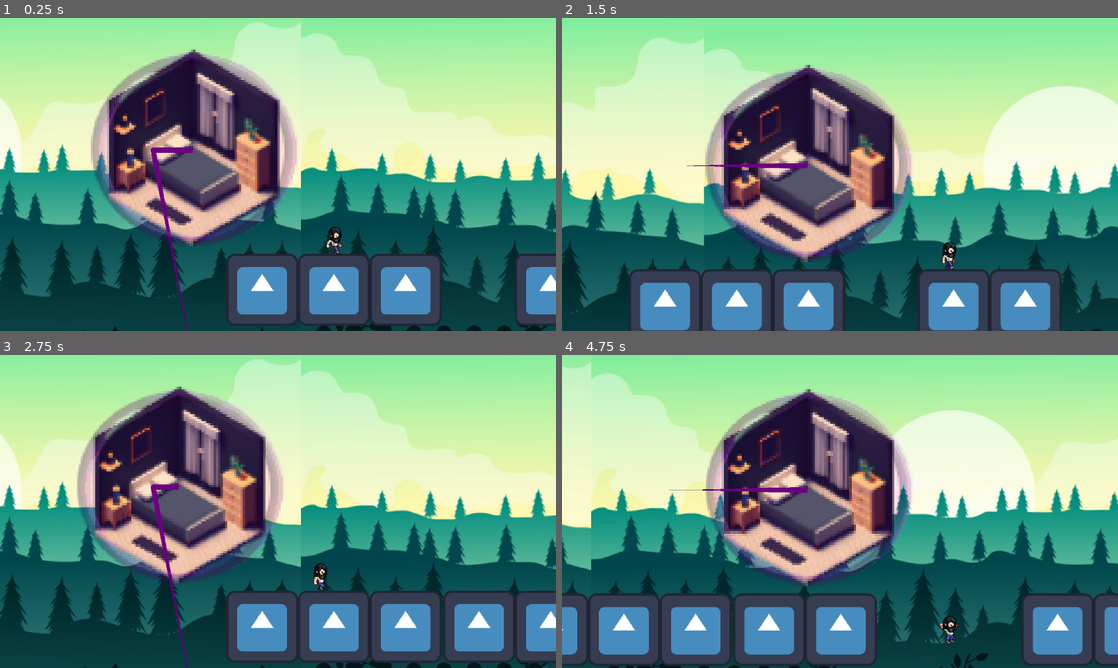
Above: before the commit, frames 1-4 (two rows, left to right).
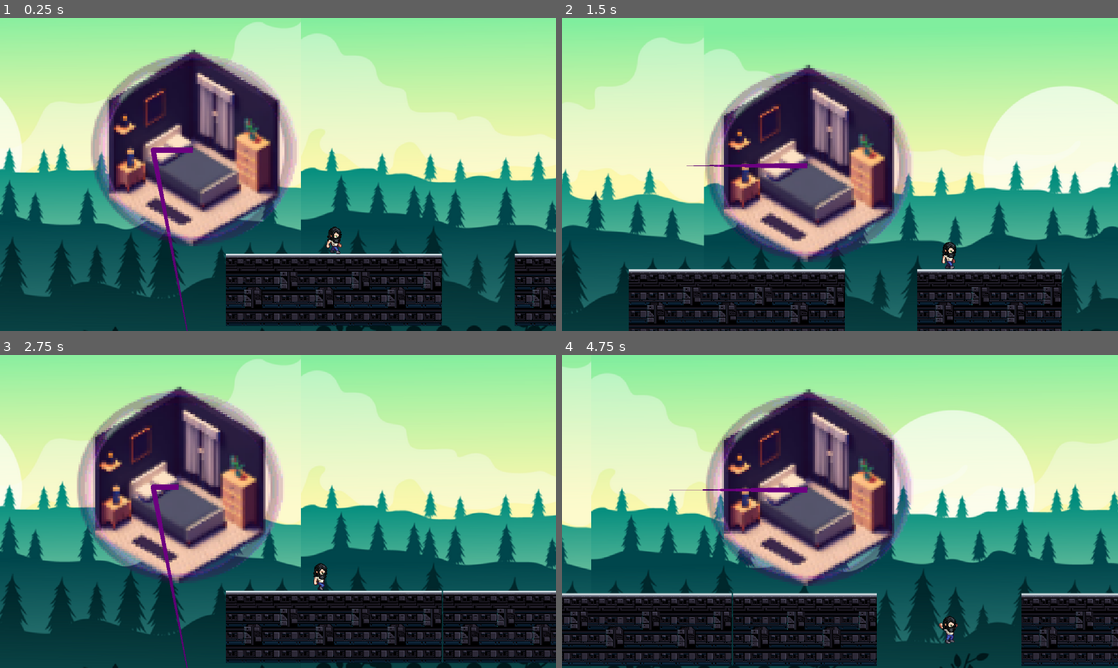
Above: after the commit, the same moments.

Repository: Narrop/Jame-Gam-17
Game: Godot game, scene res://Scenes/Levels/Level1.tscn
Two runs of this game, one before a commit and one after it. Both use one fixed random seed, a clock stepped at 60 frames per second and the inputs below. The engine's default icon, where the game draws it, is replaced by a stand-in: a white triangle on a blue panel in a dark square.
Inputs:
- Up to frame 1 (0.25 s): no input
- Up to frame 2 (1.5 s): tap Enter (ui_accept) at 0.5, 0.77 s; hold Right (ui_right) from 0.53 s (still down)
- Up to frame 3 (2.75 s): tap Enter (ui_accept) at 1.52 s; release Right (ui_right) at 2.03 s; hold Left (ui_left) from 2.03 s (still down)
- Up to frame 4 (4.75 s): release Left (ui_left) at 2.78 s; hold Right (ui_right) 2.78-4.28 s; tap Enter (ui_accept) at 3.02, 3.77, 4.52 s; hold Left (ui_left) from 4.28 s (still down)

The runs differ from the first frame. In frame 1, 10% of the frame differs, in the area x 40-100%, y 75-99%; in frame 2, 12%; in frame 3, 13%; in frame 4, 16%, in the area x 0-100%, y 76-100%.

Commit message:
fix: Replace ground by a proper texture

Diff:
--- a/Scenes/Levels/Grounds/Ground.tscn
+++ b/Scenes/Levels/Grounds/Ground.tscn
@@ -1,5 +1,6 @@
-[gd_scene load_steps=3 format=3 uid="uid://j3yf066x6p6u"]
+[gd_scene load_steps=4 format=3 uid="uid://j3yf066x6p6u"]
 
+[ext_resource type="TileSet" uid="uid://cfkeo4lpc1wn7" path="res://Tilesets/industrial.tres" id="2_27ttc"]
 [ext_resource type="Texture2D" uid="uid://b0m2bjkeopkag" path="res://icon.svg" id="2_vw1cj"]
 
 [sub_resource type="RectangleShape2D" id="RectangleShape2D_e3wyw"]
@@ -9,7 +10,14 @@
 metadata/_edit_group_ = true
 
 [node name="Sprite2D" type="Sprite2D" parent="."]
+visible = false
 texture = ExtResource("2_vw1cj")
 
 [node name="CollisionShape2D" type="CollisionShape2D" parent="."]
 shape = SubResource("RectangleShape2D_e3wyw")
+
+[node name="TileMap" type="TileMap" parent="."]
+position = Vector2(-8, -8)
+tile_set = ExtResource("2_27ttc")
+format = 2
+layer_0/tile_data = PackedInt32Array(-131075, 65537, 1, -131073, 65537, 1, -196607, 65537, 1, -3, 65537, 3, -1, 327681, 3, -65535, 65537, 3, -196608, 65537, 1, 131069, 65537, 3, 131071, 1, 2, 65537, 65537, 3, -196605, 65537, 1, -65533, 1, 2, 65539, 65537, 3, 262141, 65537, 3, 262143, 65537, 3, 196609, 65537, 3, 196611, 65537, 3)
--- /dev/null
+++ b/Tilesets/industrial.tres
@@ -0,0 +1,34 @@
+[gd_resource type="TileSet" load_steps=3 format=3 uid="uid://cfkeo4lpc1wn7"]
+
+[ext_resource type="Texture2D" uid="uid://c2gcwk5wqsd7q" path="res://Asset/Industrial_tileset.png" id="1_05en7"]
+
+[sub_resource type="TileSetAtlasSource" id="TileSetAtlasSource_xs7x8"]
+texture = ExtResource("1_05en7")
+texture_region_size = Vector2i(32, 32)
+0:0/0 = 0
+1:0/0 = 0
+2:0/0 = 0
+3:0/0 = 0
+4:0/0 = 0
+5:0/0 = 0
+0:1/0 = 0
+1:1/0 = 0
+2:1/0 = 0
+3:1/0 = 0
+4:1/0 = 0
+5:1/0 = 0
+0:2/0 = 0
+1:2/0 = 0
+2:2/0 = 0
+3:2/0 = 0
+4:2/0 = 0
+5:2/0 = 0
+0:3/0 = 0
+1:3/0 = 0
+2:3/0 = 0
+3:3/0 = 0
+4:3/0 = 0
+5:3/0 = 0
+
+[resource]
+sources/1 = SubResource("TileSetAtlasSource_xs7x8")
Binary file added: Asset/Industrial_tileset.png
Not shown, added: Asset/Industrial_tileset.png.import
